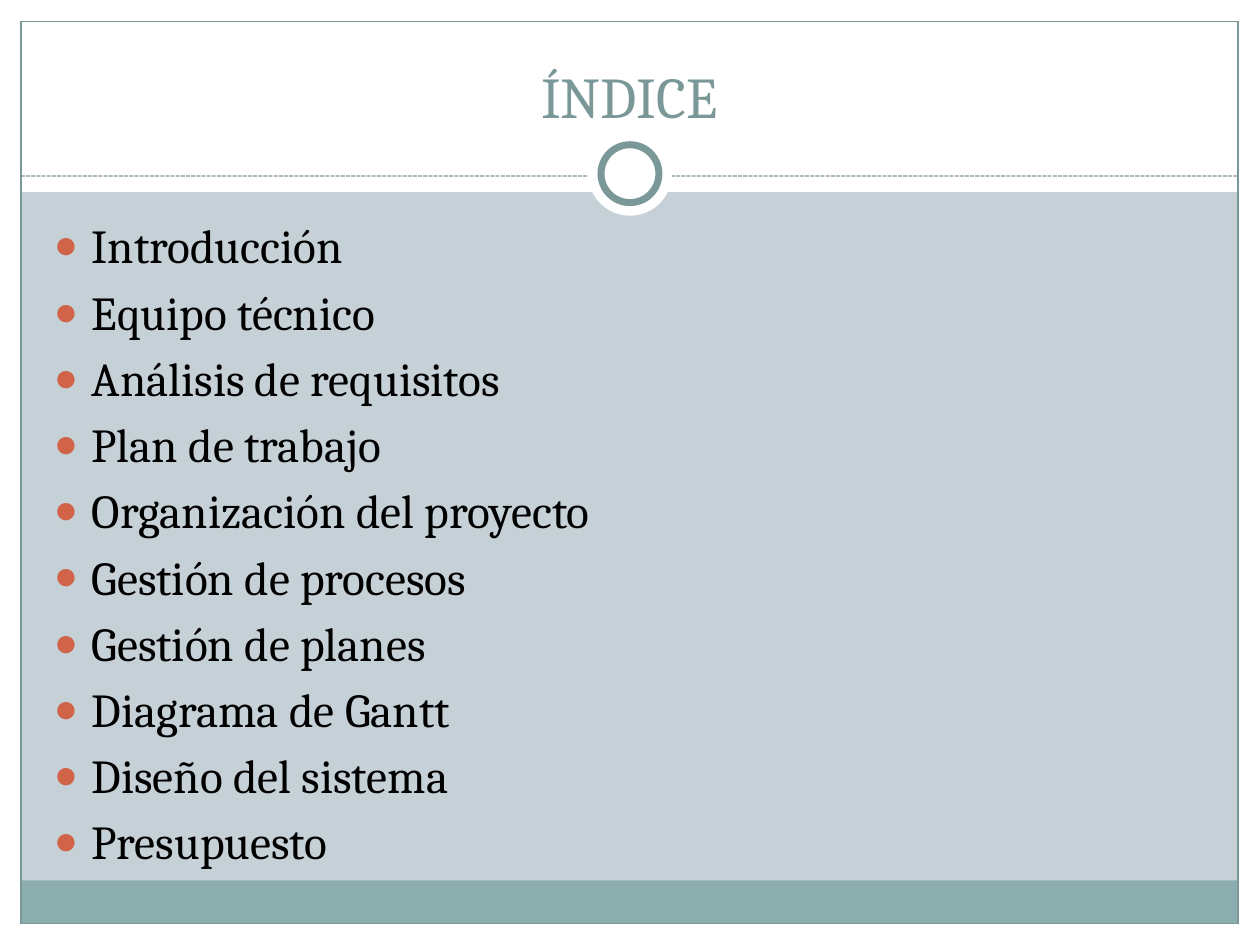
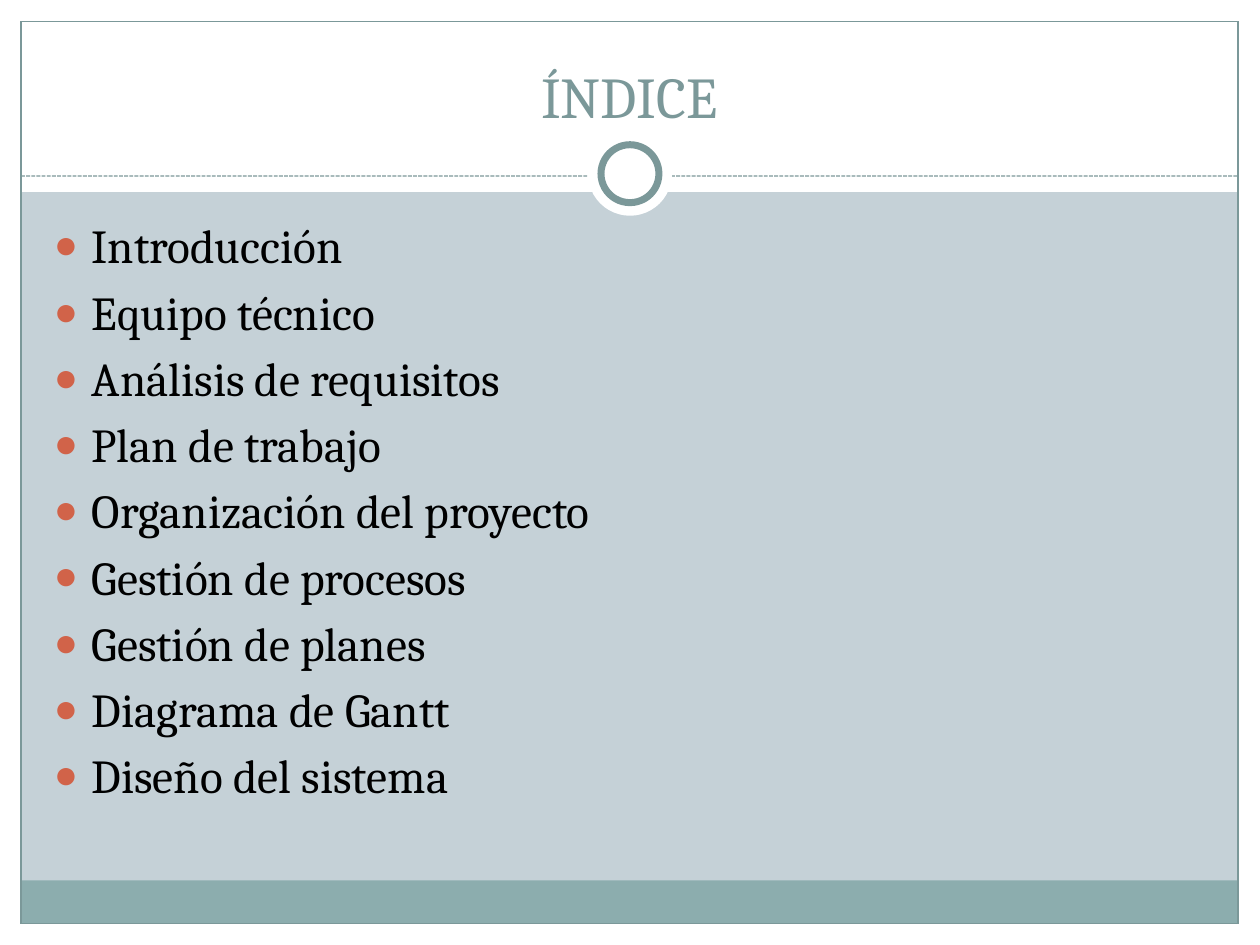
Before and after one commit to UNIZAR-30226-2018-06/MixCrowd-BackEnd, a slide deck: slide 4 of Memoria y presentación/Presentacion tecnica.pptx. Drawn at 1260x945 pixels with LibreOffice and Linux fonts; fonts in the diff are those of the drawing. Boxes give left, top, right and bottom in pixels: in the first picture for what was removed or moved away, otherwise in the second. Text is boxed around its words. In the diff, an @@ line names an element or a change of style, - is before the commit and + after.

```diff
--- a/Memoria y presentación/Presentacion tecnica.pptx
+++ b/Memoria y presentación/Presentacion tecnica.pptx
@@ text at bbox=[92, 827, 328, 869]: paragraph removed @@
-● Presupuesto
```
Also in this commit, not shown: 13 other slides changed.
